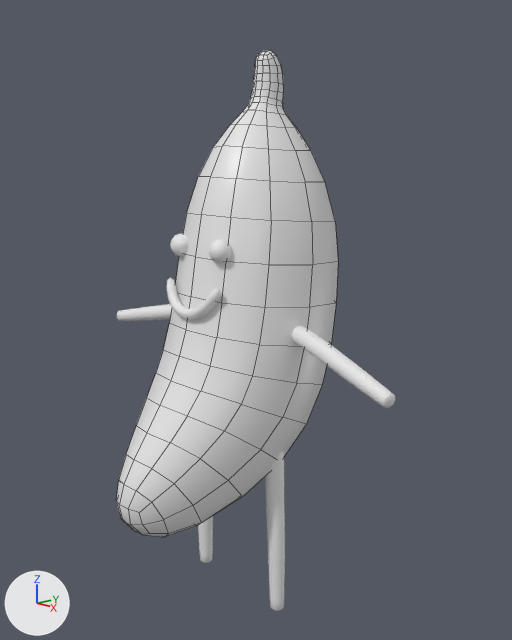
What one commit did to the Blender file Blender/BananaMan.blend.
Both versions are drawn from a camera (50 mm lens) standing at (7.12, -6.23, 4.94) and looking at (0.22, 0.02, 2.7). Lighting does not change. The marker at lower left points along +X, +Y and +Z. Mesh edges are drawn as thin lines on the coarser meshes.
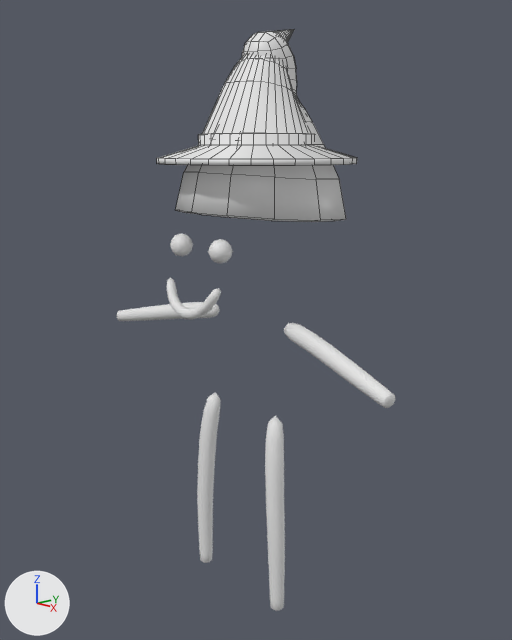
Boxes [x1, y1, x2, y2] around the edits, measured in the pictures (512 x 640 px):
'Cube', hidden
    before: [116, 50, 338, 537]
'Cylinder.002', added
    after: [157, 29, 357, 166]
'Cube.001', added
    after: [176, 31, 346, 222]

Diff of the bpy script that builds the scene:
```diff
--- a/Blender/BananaMan.blend.py
+++ b/Blender/BananaMan.blend.py
@@ me_cube_002 @@
+me_cube_002.from_pydata(...)  # 202 vertices, 176 faces, 30 loose edges; spans x -1.05..1.05, y -0.85..1.43, z 1.98..4.41
+me_cube_002.polygons.foreach_set('use_smooth', [True] * 176)
+me_cube_002.materials.append(mat_material)  # white #e7e7e7
@@ me_cylinder @@
+me_cylinder.from_pydata(...)  # 290 vertices, 289 faces; spans x -1.31..1.31, y -1.31..1.31, z -1.02..0.72
+me_cylinder.polygons.foreach_set('use_smooth', [True] * 289)
@@ ob_cube @@
 _m = ob_cube.modifiers.new('Subdivision', 'SUBSURF')
 _m.render_levels = 1
+ob_cube.hide_set(True)
@@ ob_cube_001 @@
+ob_cube_001 = bpy.data.objects.new('Cube.001', me_cube_002)
+ob_cube_001.location = (0.0, 0.0, 2.0)
@@ ob_cylinder_002 @@
+ob_cylinder_002 = bpy.data.objects.new('Cylinder.002', me_cylinder)
+ob_cylinder_002.location = (0.0, 0.24, 5.77)
```
